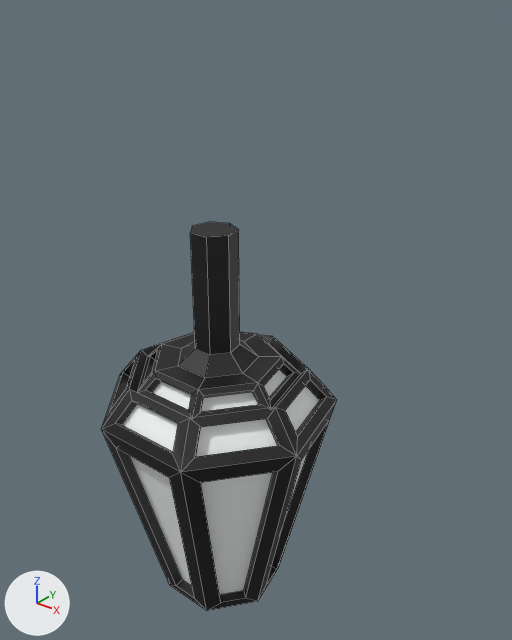
The Blender file farol.blend: old version first, new version second.
The view is the same before and after, from a camera (50 mm lens) standing at (3.73, -4.11, 4.51) and looking at (0.28, 0.21, 1.83). The lights are fixed; the arrows at lower left show +X, +Y and +Z. Mesh edges are drawn as thin lines. The same objects are shown in both versions, whatever each file hides.

Names of what the first picture shows: 'Cabeza'.
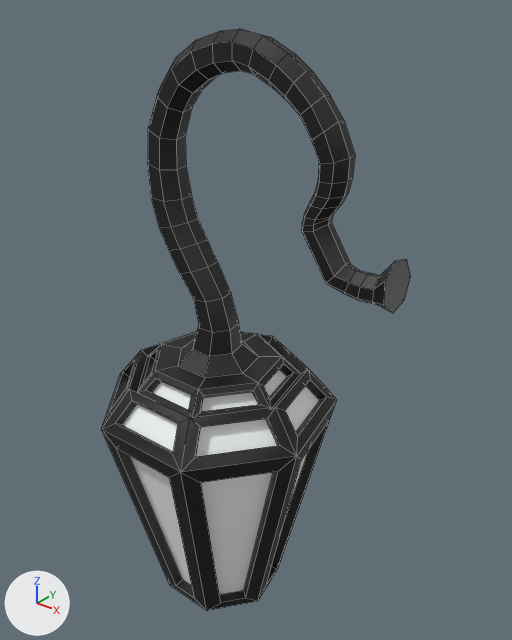
Commit message: Farol, terminar

Location of each change, (x1, y1, x2, y2) in pixels of the pictures (512 x 640 px):
'Cabeza', reshaped (31% wider, 50% taller)
    before: (102, 222, 337, 610)
    after: (102, 29, 411, 610)
part 1 of me_cone, built on
    before: (178, 222, 259, 378)
    after: (148, 29, 411, 378)
part 2 of me_cone, shading changed
    both: (104, 332, 327, 515)

What changed in the scene script:
```text
Change me_cone:
    used by ob_cabeza; location = (0.0, 0.0, 0.0)
    remove me_cone.from_pydata(...)  # 231 vertices, 226 faces; spans x -1.06..1.06, y -0.98..1.08, z -1.02..2.65
    add me_cone.from_pydata(...)  # 434 vertices, 430 faces; spans x -1.06..1.62, y -0.98..1.08, z -1.02..4.17
    me_cone part 1
    7 vertices are removed from x -0.2..0.2, y -0.18..0.2, z 2.65
    8 faces are deleted
    7 vertices move from x -0.2..0.2, y -0.18..0.2, z 1.59 to x -0.22..0.22, y -0.2..0.22, z 1.59
    210 vertices are added at x -0.65..1.62, y -0.17..0.34, z 1.8..4.17
    212 new faces join them, mat_metal (picture img_metal_negro_jpg)
    me_cone part 2: 218 kept faces spanning x -1.06..1.06, y -0.98..1.08, z -1.02..1.59 are now shaded smooth
```
